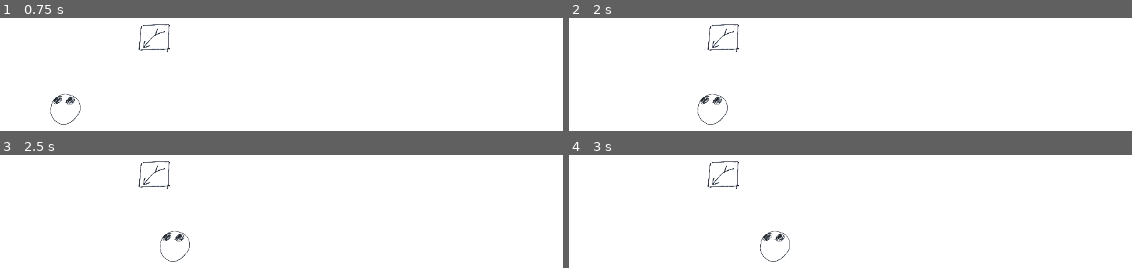
Above: before the commit, frames 1-4 (two rows, left to right).
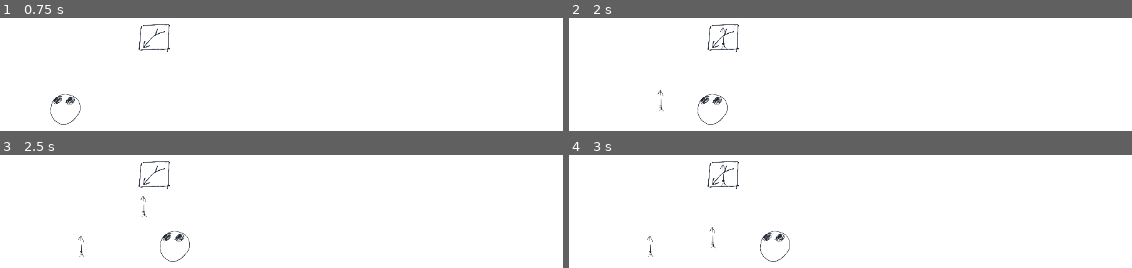
Above: after the commit, the same moments.

Repository: OzuYatamutsu/notebook-tower-defense
Game: Godot game, scene res://levels/test_level.tscn
Two runs of this game, one before a commit and one after it. Both use one fixed random seed, a clock stepped at 60 frames per second and the inputs below.
Inputs:
- Up to frame 1 (0.75 s): no input
- Up to frame 2 (2 s): no input
- Up to frame 3 (2.5 s): no input
- Up to frame 4 (3 s): no input

Frame 1 is identical in both runs. In frame 2, 0.1% of the frame differs, in the area x 15-29%, y 7-83%; in frame 3, 0.1%; in frame 4, 0.2%, in the area x 13-29%, y 7-91%.

Commit message:
Change arrow towers and mobs to be area2ds

Diff:
--- a/mobs/Basic.tscn
+++ b/mobs/Basic.tscn
@@ -1,13 +1,10 @@
-[gd_scene load_steps=5 format=3 uid="uid://gqhmvpyej27v"]
+[gd_scene load_steps=4 format=3 uid="uid://gqhmvpyej27v"]
 
 [ext_resource type="Texture2D" uid="uid://bqmx3udvicsbi" path="res://sprites/basic_enemy.png" id="1_0bt6k"]
 [ext_resource type="Script" uid="uid://w0n3vxhpn1mv" path="res://mobs/basic.gd" id="1_gq4ol"]
 
 [sub_resource type="RectangleShape2D" id="RectangleShape2D_g6odd"]
 size = Vector2(412, 428)
-
-[sub_resource type="RectangleShape2D" id="RectangleShape2D_we44h"]
-size = Vector2(566, 552)
 
 [node name="Basic" type="Area2D"]
 collision_layer = 4
@@ -17,14 +14,6 @@
 [node name="Sprite" type="Sprite2D" parent="."]
 texture = ExtResource("1_0bt6k")
 
-[node name="CollisionShape2D" type="CollisionShape2D" parent="."]
+[node name="Hitbox" type="CollisionShape2D" parent="."]
 position = Vector2(-2, -11)
 shape = SubResource("RectangleShape2D_g6odd")
-
-[node name="Hitbox" type="Area2D" parent="."]
-collision_layer = 0
-collision_mask = 8
-
-[node name="CollisionShape2D2" type="CollisionShape2D" parent="Hitbox"]
-position = Vector2(11, -7)
-shape = SubResource("RectangleShape2D_we44h")
--- a/mobs/mob.gd
+++ b/mobs/mob.gd
@@ -3,10 +3,9 @@
 
 @export var HP: float
 @export var SPEED: float
-@onready var Hitbox = $Hitbox
 
 func _ready() -> void:
-    Hitbox.connect("body_entered", _on_hit)
+    connect("area_entered", _on_hit)
 
 func _physics_process(delta: float) -> void:
     position += get_next_direction() * delta * SPEED
--- a/towers/ArrowTower.tscn
+++ b/towers/ArrowTower.tscn
@@ -6,7 +6,7 @@
 [sub_resource type="RectangleShape2D" id="RectangleShape2D_xr7tm"]
 size = Vector2(517, 461)
 
-[node name="ArrowTower" type="StaticBody2D"]
+[node name="ArrowTower" type="Area2D"]
 collision_mask = 3
 script = ExtResource("1_p52m0")
 
--- a/towers/tower.gd
+++ b/towers/tower.gd
@@ -1,5 +1,5 @@
 class_name Tower
-extends StaticBody2D
+extends Area2D
 
 @export var PROJECTILE_REF: PackedScene
 @export var CURRENT_TARGET: Basic
@@ -33,8 +33,8 @@
 
     # Hook up signals
     ShootTimer.connect("timeout", _on_shoot_timer_timeout)
-    TargetingRadius.connect("body_entered", _on_targeting_radius_entered)
-    TargetingRadius.connect("body_exited", _on_targeting_radius_exited)
+    TargetingRadius.connect("area_entered", _on_targeting_radius_entered)
+    TargetingRadius.connect("area_exited", _on_targeting_radius_exited)
 
 func ready_tower(projectile: PackedScene, targeting_radius_px: float, rate_of_fire_secs: float) -> void:
     # Call this when we're placing the tower
